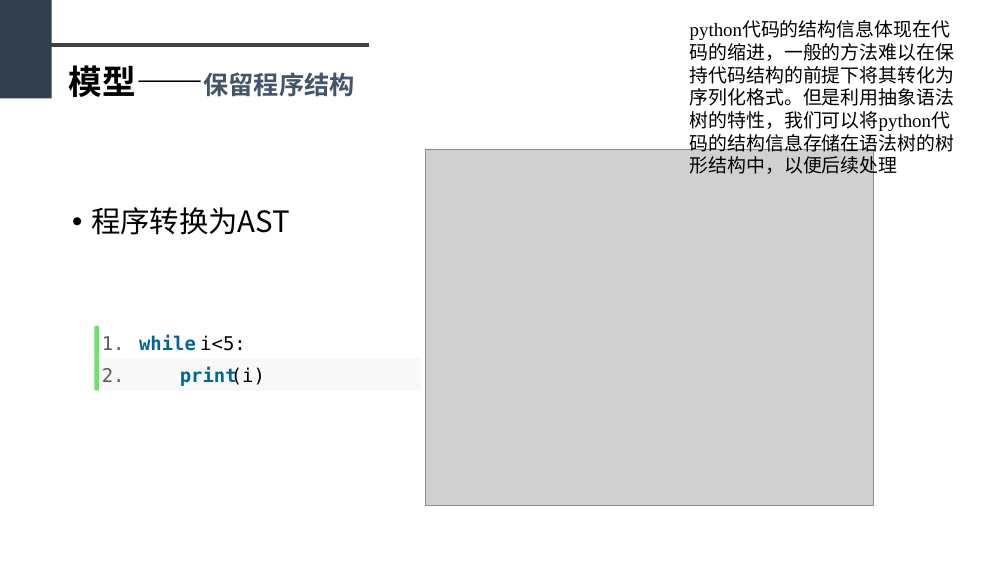
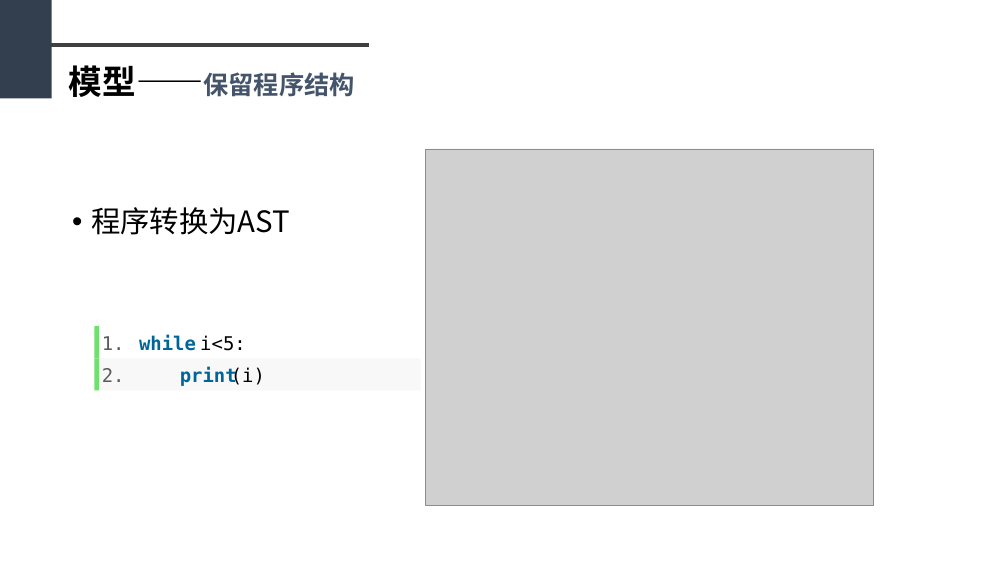
Before and after one commit to sfzhou5678/lstm, a slide deck: slide 14 of 毕业答辩PPT初稿1.pptx. Drawn at 1008x567 pixels with LibreOffice and Linux fonts; fonts in the diff are those of the drawing; grey boxes stand for pictures. Boxes give left, top, right and bottom in pixels: in the first picture for what was removed or moved away, otherwise in the second. Text is boxed around its words. In the diff, an @@ line names an element or a change of style, - is before the commit and + after.

```diff
--- a/毕业答辩PPT初稿1.pptx
+++ b/毕业答辩PPT初稿1.pptx
@@ text removed at bbox=[690, 43, 955, 178] @@
-python代码的结构信息体现在代码的缩进，一般的方法难以在保持代码结构的前提下将其转化为序列化格式。但是利用抽象语法树的特性，我们可以将python代码的结构信息存储在语法树的树形结构中，以便后续处理
```
Also in this commit, not shown: 12 other slides changed, 1 slide added, 4 other files.
